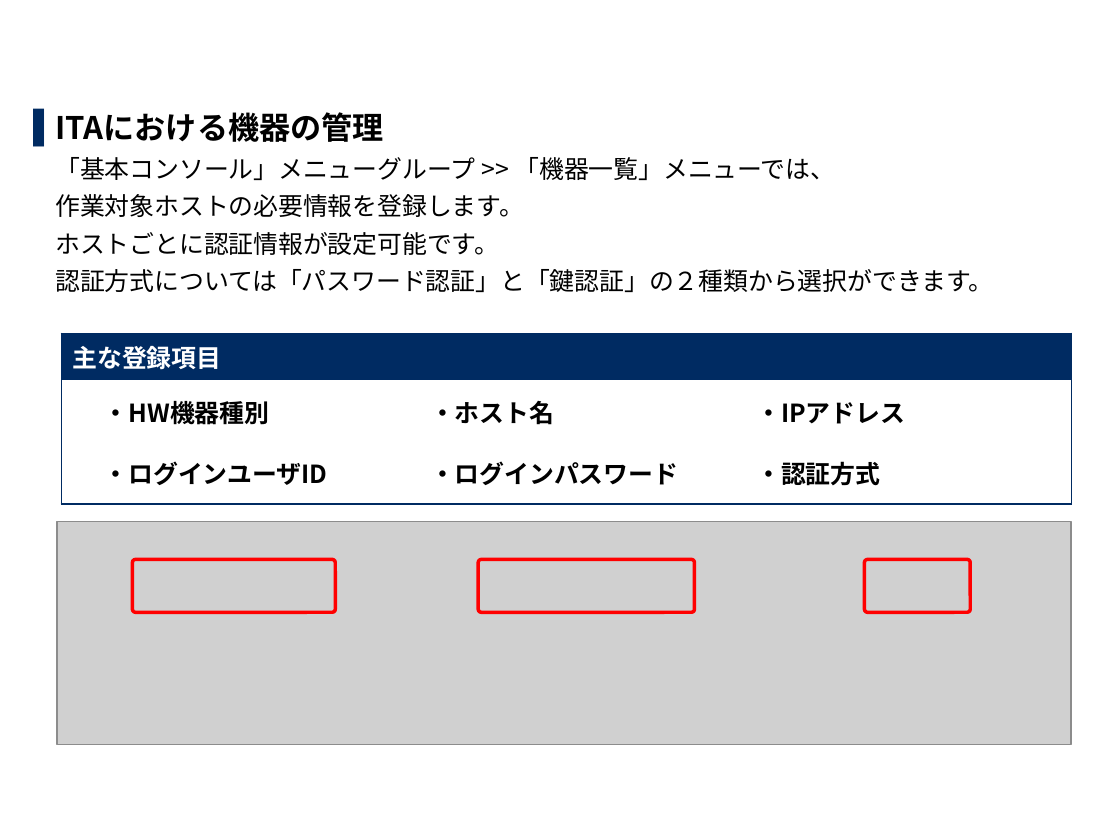
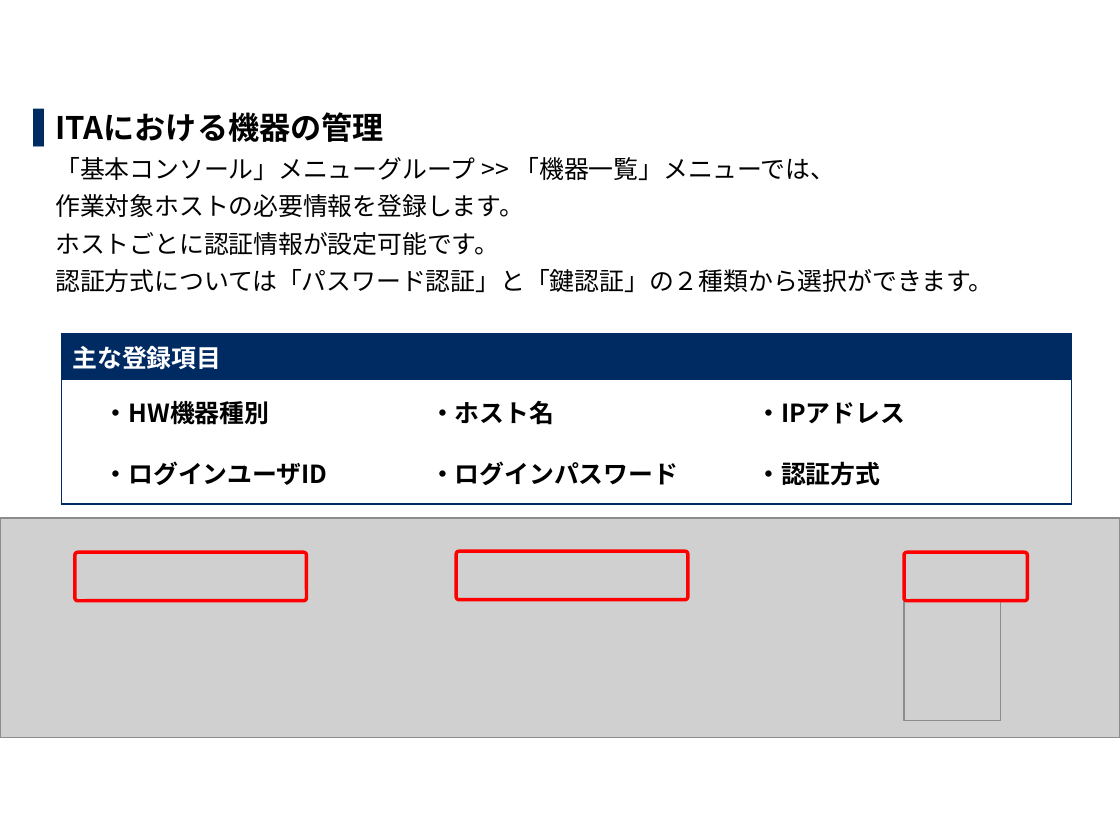
Before and after one commit to exastro-suite/it-automation-docs, a slide deck: slide 13 of asset/Learn_ja/ITA-base_classroom_lecture_ja.pptx. Drawn at 1120x840 pixels with LibreOffice and Linux fonts; fonts in the diff are those of the drawing; grey boxes stand for pictures; background and template pictures are left out. Boxes give left, top, right and bottom in pixels: in the first picture for what was removed or moved away, otherwise in the second. Text is boxed around its words. In the diff, an @@ line names an element or a change of style, - is before the commit and + after.

```diff
--- a/asset/Learn_ja/ITA-base_classroom_lecture_ja.pptx
+++ b/asset/Learn_ja/ITA-base_classroom_lecture_ja.pptx
@@ picture: place and size @@
-picture at (57, 522, 1071, 745)
+picture at (0, 517, 1120, 737)
@@ rounded rectangle: place and size @@
-rounded rectangle at (132, 559, 335, 612)
+rounded rectangle at (75, 552, 307, 600)
@@ rounded rectangle: place and size @@
-rounded rectangle at (478, 559, 694, 612)
+rounded rectangle at (456, 551, 688, 599)
@@ rounded rectangle: place and size @@
-rounded rectangle at (865, 559, 971, 612)
+rounded rectangle at (904, 552, 1027, 600)
@@ picture added at (904, 601, 1001, 720) @@
```
Also in this commit, not shown: 2 other slides changed, 1 other file.
